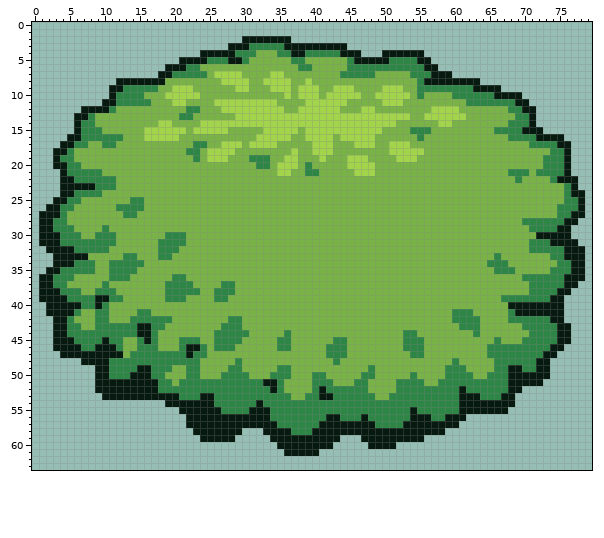
Two states of a sprite sheet, assets/terrain/oak_treetop.png. That is the earlier state.
The file is 80x64 pixels.
And afterwards:
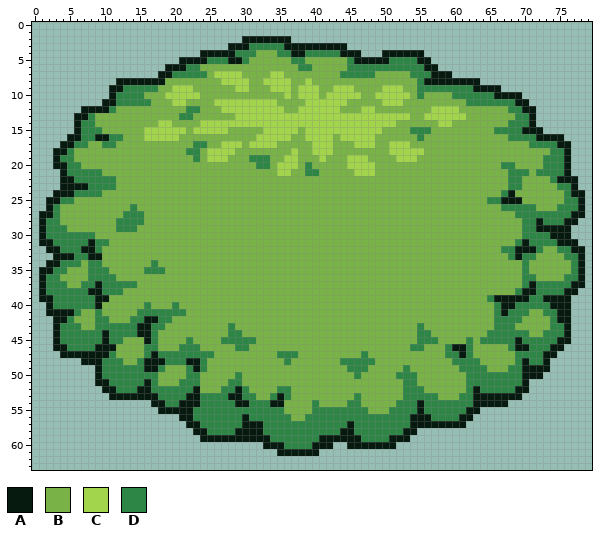
Palette (. is transparent): A #071a10  B #79b347  C #a2d44c  D #2d8546
Change:
Changed rows in their new state; - is an unchanged pixel.
first column x 9:
16 AA
first column x 1:
20 ------------------------------------------------------------------DD----------
22 -------------------------------------------------------------------D----------
23 -------D-----------------------------------------------------------DD-----D---
24 --A---------------------------------------------------------------DA----------
25 -A-D-B-------BB-------------------------------------------------DDAAA---------
26 --DBB------BB-B---------------------------------------------------DDDDD-------
27 --DB----------D-----------------------------------------------------DDDDDD----
28 -D-B-------DDDD--------------------------------------------------------A------
29 -D--B----B-DDD-------------------------------------------------------D-AAA----
30 -DD---DDBBB-------BBB------------------------------------------------DDDD-----
31 --D----A--B------BBBB-----------------------------------------------DA---D----
32 ---DD-AA-B-------BBB----------------------------------------------DDAAA-BB-D--
33 -----DDAA---BB---BB----------------------------------------------B-DADD--BBDD-
34 -A-DD-B-D-BBBBB-D-----------------------------------------------BBB--D----BBD-
35 A-D-BBB-DDBBBB-DDD-----------------------------------------------BBB-D---BBBD-
36 -D-BB--DDD-BB------BB--------------------------------------------------BBBBDD-
37 -D----DDA-DDDD----BBBB----BB-----------------------------------------DA----D-A
38 -DD---DAA--D------BBBBB--BBB----------------------------------------DAA---D-A-
39 --DD------BB------BBB----BB-------------------------------------DAAAAA--A--A--
40 --DDDD---B-----D---D---------------------------------------------DA-DDDDD--A--
41 ---------B------DDDDD--------------------------------------BBB---DA-DDBBDD-A--
42 ---------------AA----------BB------------------------------BBBB--DD--BBBBD-A--
43 ---D----------------------B-B-------------------------D-----BBB--DDD-BBBB-D---
44 ---D-----A---------------BB--B-----B----------------BBDD------B-DDDDDDBB--D---
45 ---DD---------B-----B-B--B---DD---BB------BB--------BB-DD----D-DD-DDA---------
46 ----DD-----B--B------DDB-BBBDD----BB-----BBB--------B-----DAAD--BBB-AA--------
47 ----------DB-BB-A----D--D---------DDD----BBB--D------BB---DDAD--BBBB----------
48 ---------D--BB-AAA---AAD----B------D------BDDDDD------------DDD--BBB-A-D------
49 ---------D----D-A-B---AD---BB-----BB--------DDDB----D-----BB-DDD-BBDDAA-------
50 ---------D---DDD-B--------BB-B---BBB---BB----DBB---DD-----BBB-DD---DD---.-----
51 ----------DDDDD-DBB----BBBB--BBBBBB----BBB---BB----B--B--BBBB------DD-..------
52 --------.--DDD--D-----ABBB--A-BBBB-D---BBBBBBBB----B---BBBBBB-A----D-A--------
53 ---------.-------DDD-AADD--AA--BB-A---BBBBBBB-BB--BB-----BBBDD-AAA--A---------
54 ----------------AADD---DD---AA-D-AABBBB-BBBB--BBBBB---A-----DD-----.----------
55 -----------------AAA--DDDD----DDD--BBBB--------BBB---DA-----D--....-----------
56 --------------------A-DDDDDDD-DDD---BB---DD---D-----------DD-A----------------
57 -----------------------DDDDDD---DD------DDDD-DDD----D-------A-----------------
58 ------------------------DDDD-AAADDDD---DDDD--DDDDDDD--....--------------------
59 ----------------------------AAAAADDDDDDD---AAADDDD---..-----------------------
60 --------------------------------AA-DDDD-----AAA-------------------------------
61 ----------------------------------A-------------------------------------------
